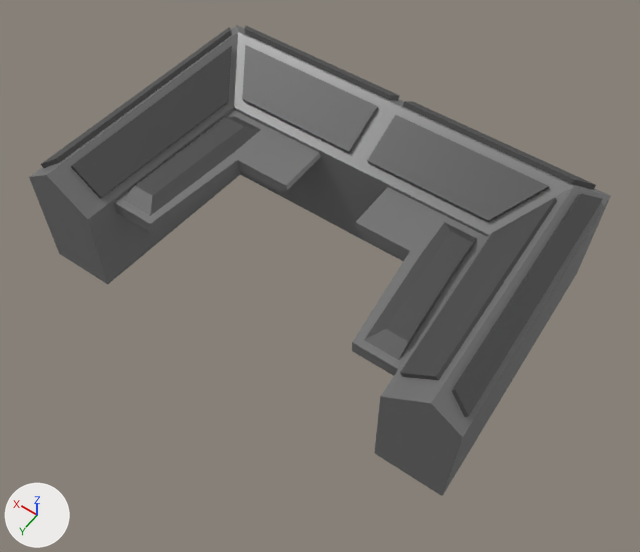
One commit to the FBX model SpaceJunk/Assets/_SpaceJunk/Models/Interior/Spaceship_Cockpit_01.fbx: the scene before it, then after it.
Camera for both pictures: a camera (50 mm lens) standing at (-2.1, 2.45, 4.53) and looking at (-0.08, -0.38, 0.08). Arrows for +X, +Y and +Z are at lower left; the lights stay in place.

In view in the first picture: 'Cockpit (Base)'.
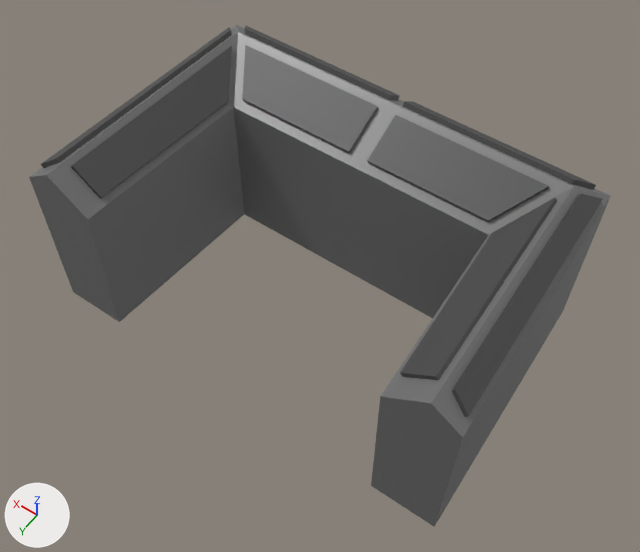
The newer file is also rescaled (x0.823), turned or shifted as a whole; pictures and numbers use the older file's frame.

Boxes (x1, y1, x2, y2) around the edits, measured in the pictures (640 x 552 px; the box of a moved part takes in the faces that stretch with it):
'Cockpit (Base)', reshaped (7% taller)
    before: (29, 25, 611, 496)
    after: (29, 25, 611, 527)
part 1 of me_cube_004, deleted
    before: (352, 187, 487, 376)
part 2 of me_cube_004, deleted
    before: (114, 110, 321, 233)
part 3 of me_cube_004, moved or reshaped
    before: (29, 107, 610, 496)
    after: (29, 107, 610, 527)

The edits, one by one:
me_cube_004 has 149 vertices, 140 faces and spans x -1.49..1.49, y -1.47..0.42, z 0.0..0.84.
me_cube_004 is used by ob_cockpit__base; location (0.0, 0.0, 0.0).
Verts and faces of me_cube_004; kept vertices keep their numbers, new ones are numbered from 149.
Before the commit, vertices of me_cube_004: 14 (-0.95, -0.85, 0.0), 16 (0.0, -1.42, 0.0), 17 (0.0, -0.85, 0.0) at pixel (350, 233), 19 (-1.39, -1.42, 0.0) at pixel (576, 273), 21 (-1.02, 0.42, 0.0) at pixel (374, 453).
Before the commit, vertices of me_cube_004: 22 (-1.46, 0.42, 0.0) at pixel (442, 496), 91 (0.95, -0.85, 0.0) at pixel (240, 174), 93 (1.39, -1.42, 0.0), 95 (1.02, 0.42, 0.0) at pixel (107, 284), 96 (1.46, 0.42, 0.0) at pixel (59, 253).
me_cube_004 part 1: the loose piece of 30 vertices spanning x -1.03..-0.24, y -0.85..0.22, z 0.52..0.65 is deleted.
me_cube_004 part 2: the loose piece of 30 vertices spanning x 0.24..1.03, y -0.85..0.22, z 0.52..0.65 is deleted.
Part 3, on me_cube_004:
Vertices 14, 16, 17, 19, 21, 22, 91, 93, 95, 96 move by (0.0, 0.0, -0.42).
